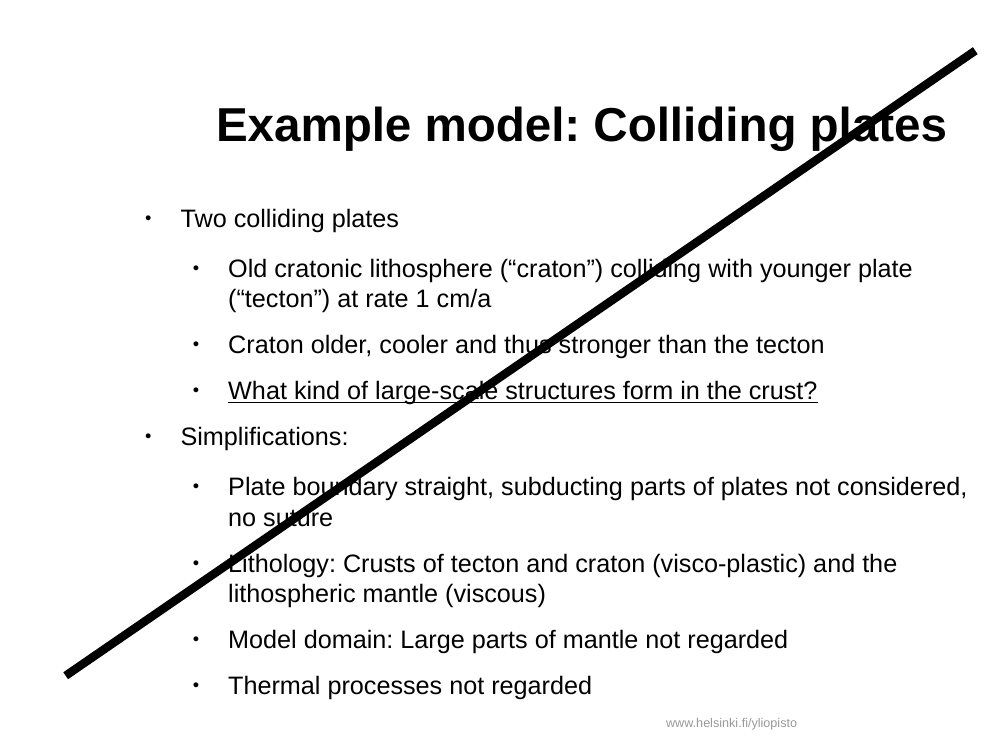
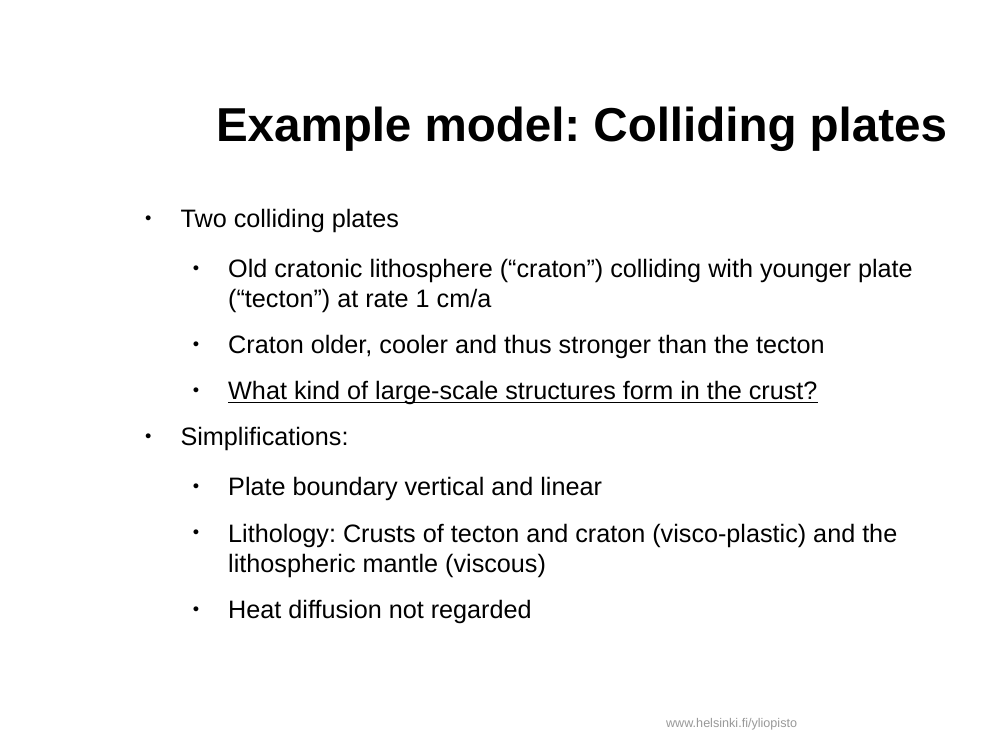
Before and after one commit to HUGG/NGWM2016-modelling-course, a slide deck: slide 15 of Lessons/07-Gale-model-design/Gale-model-design.odp. Drawn at 1008x756 pixels with LibreOffice and Linux fonts; fonts in the diff are those of the drawing; background and template pictures are left out. Boxes give left, top, right and bottom in pixels: in the first picture for what was removed or moved away, otherwise in the second. Text is boxed around its words. In the diff, an @@ line names an element or a change of style, - is before the commit and + after.

Commit message:
Gale model design PDF

```diff
--- a/Lessons/07-Gale-model-design/Gale-model-design.odp
+++ b/Lessons/07-Gale-model-design/Gale-model-design.odp
@@ line removed from (66, 675) to (976, 50) @@
@@ text at [228,476,602,501]: text changed @@
-  ● Plate boundary straight, subducting parts of plates not considered, no suture
+  ● Plate boundary vertical and linear
@@ text at [228,599,532,624]: text changed @@
-  ● Model domain: Large parts of mantle not regarded
-  ● Thermal processes not regarded
+  ● Heat diffusion not regarded
```
Also in this commit, not shown: 4 other slides changed, 1 other file.
